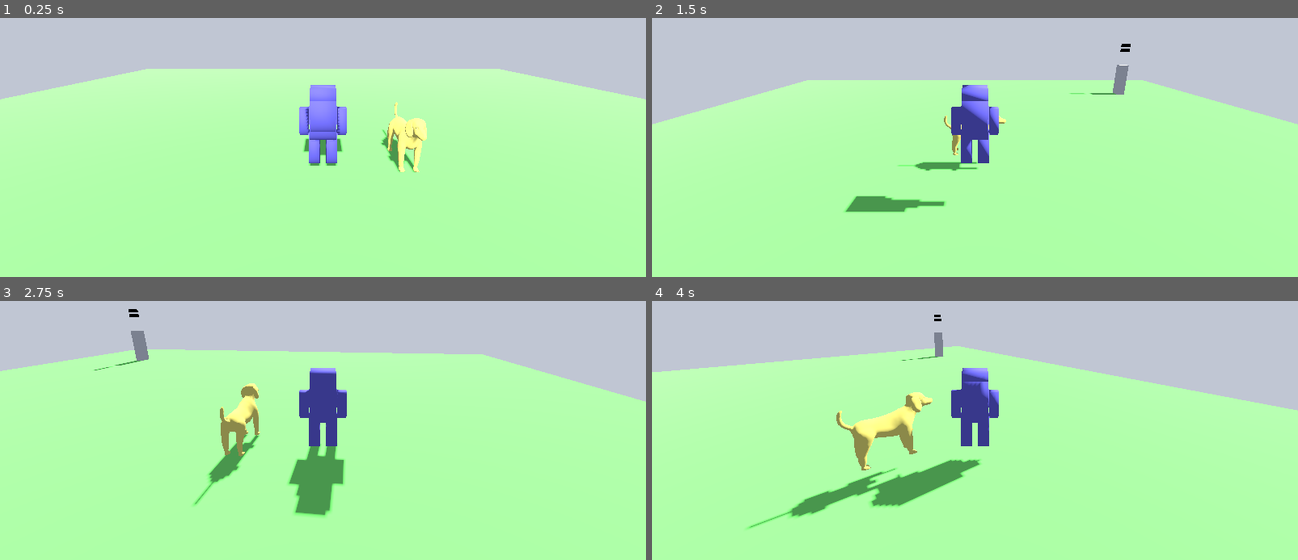
Above: before the commit, frames 1-4 (two rows, left to right).
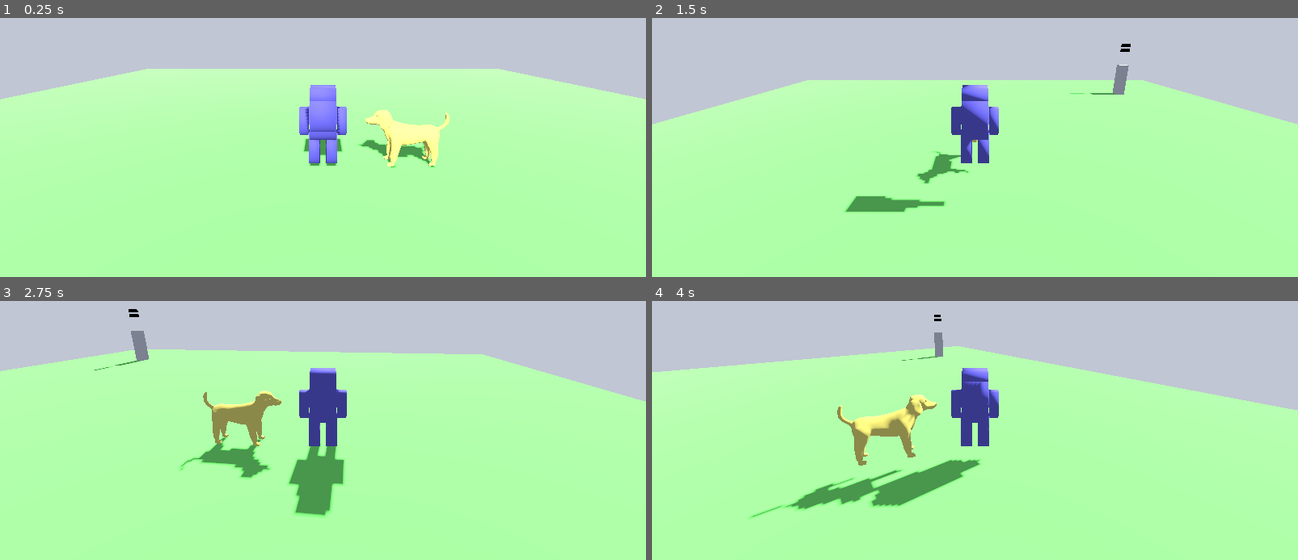
Above: after the commit, the same moments.

Repository: flaco99/valentine
Game: Godot game, scene res://node_3d.tscn
Two runs of this game, one before a commit and one after it. Both use one fixed random seed, a clock stepped at 60 frames per second and the inputs below.
Inputs:
- Up to frame 1 (0.25 s): no input
- Up to frame 2 (1.5 s): tap Enter at 0.5 s; hold D (move_right) 0.53-1.28 s; tap Space (jump) at 0.77 s; hold S (move_backward) from 1.28 s (still down)
- Up to frame 3 (2.75 s): tap Space (jump) at 1.52 s; release S (move_backward) at 2.03 s; hold D (move_right) from 2.03 s (still down)
- Up to frame 4 (4 s): release D (move_right) at 2.78 s; hold W (move_forward) 2.78-3.53 s; tap Space (jump) at 3.02, 3.77 s; hold A (move_left) from 3.53 s (still down)

The runs differ from the first frame. In frame 1, 1.6% of the frame differs, in the area x 55-70%, y 32-60%; in frame 2, 0.6%; in frame 3, 2.3%, in the area x 27-44%, y 31-80%; in frame 4, 1.8%.

Commit message:
made dog face player at all times. very cute

Diff:
--- a/dog.gd
+++ b/dog.gd
@@ -16,6 +16,10 @@
 	# Check distance - stop moving if too close
 	if global_transform.origin.distance_to(player.global_transform.origin) > follow_distance:
 		velocity = direction * speed  # Move toward player
+		# Rotate the dog to face the movement direction
+		var look_at_position = player.global_transform.origin
+		look_at(Vector3(look_at_position.x, global_transform.origin.y, look_at_position.z), Vector3.UP)
+
 	else:
 		velocity = Vector3.ZERO  # Stop moving
 
--- a/node_3d.tscn
+++ b/node_3d.tscn
@@ -82,7 +82,7 @@
 player = NodePath("../Player")
 
 [node name="MeshInstance3D" type="MeshInstance3D" parent="Dog"]
-transform = Transform3D(0.5, 0, 0, 0, 0.5, 0, 0, 0, 0.5, 0, -0.5, 0)
+transform = Transform3D(-0.5, 0, -4.37114e-08, 0, 0.5, 0, 4.37114e-08, 0, -0.5, 0, -0.5, 0)
 mesh = ExtResource("5_dsdpe")
 surface_material_override/0 = SubResource("StandardMaterial3D_a6t2f")
 
